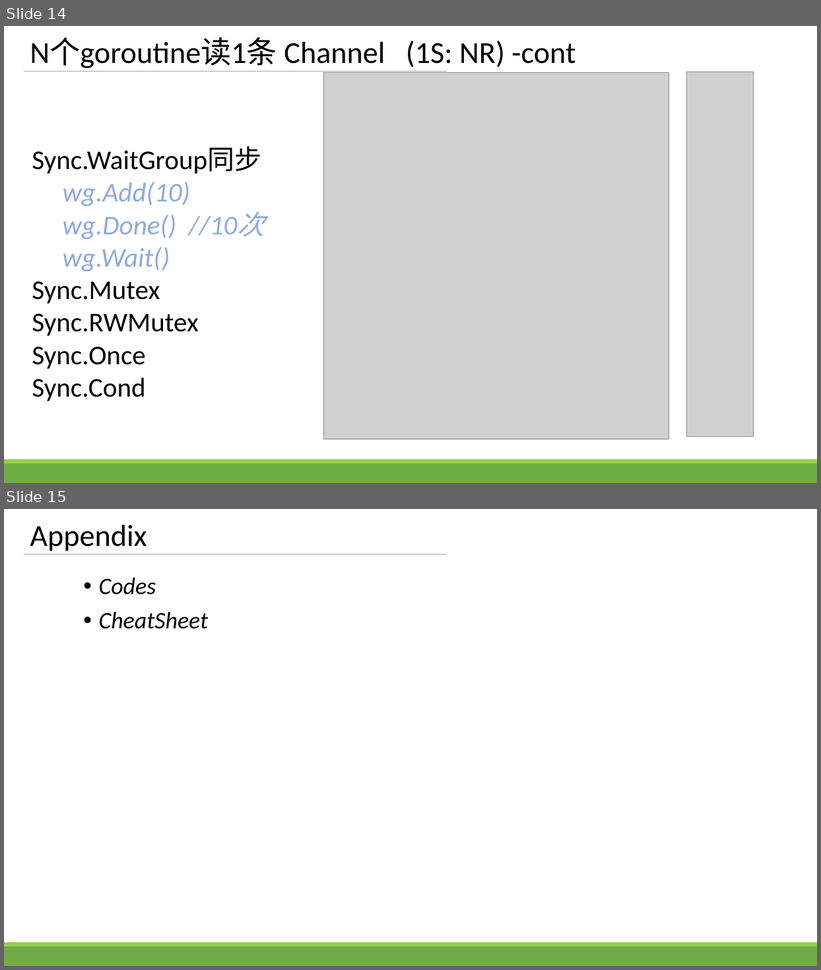
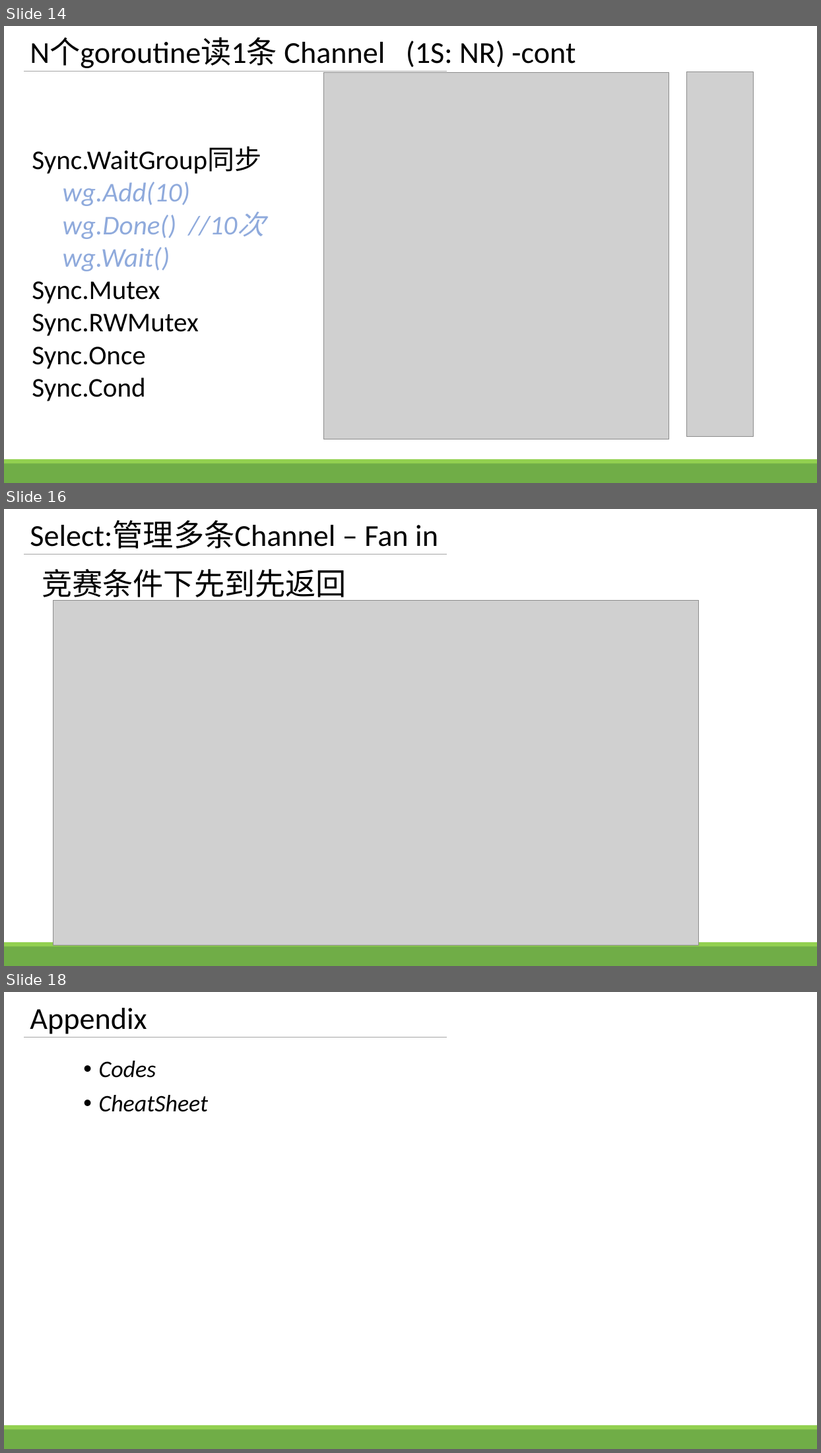
Before and after one commit to zhengbr2/sharing, a slide deck: GolangConcurency.pptx. Shown one above the other, each under a label of ours: slides 14 and 15 before the commit, slides 14, 16 and 18 after it; the slides between them are not shown. The pictures are 821x970 and 821x1453 pixels, drawn with LibreOffice and Linux fonts; fonts in the diff are those of the drawing; grey boxes stand for pictures. Boxes give left, top, right and bottom in pixels: in the first picture for what was removed or moved away, otherwise in the second. Text is boxed around its words. In the diff, an @@ line names an element or a change of style, - is before the commit and + after.

```diff
--- a/GolangConcurency.pptx
+++ b/GolangConcurency.pptx
@@ slide 16 added at <box>4,509,817,966</box>, background #FFFFFF; not listed: 3 template elements that a slide beside it also shows @@
@@ title added at <box>30,520,438,549</box>, 36 pt, text #000000 @@
+Select:管理多条Channel – Fan in
@@ text added at <box>42,569,347,603</box>, 36 pt, text #000000 @@
+竞赛条件下先到先返回
@@ picture added at <box>53,601,699,946</box> @@
@@ what was slide 15 is now slide 18 @@
```
Also in this commit, not shown: 1 slide changed, 2 other slides added, 3 other files.
